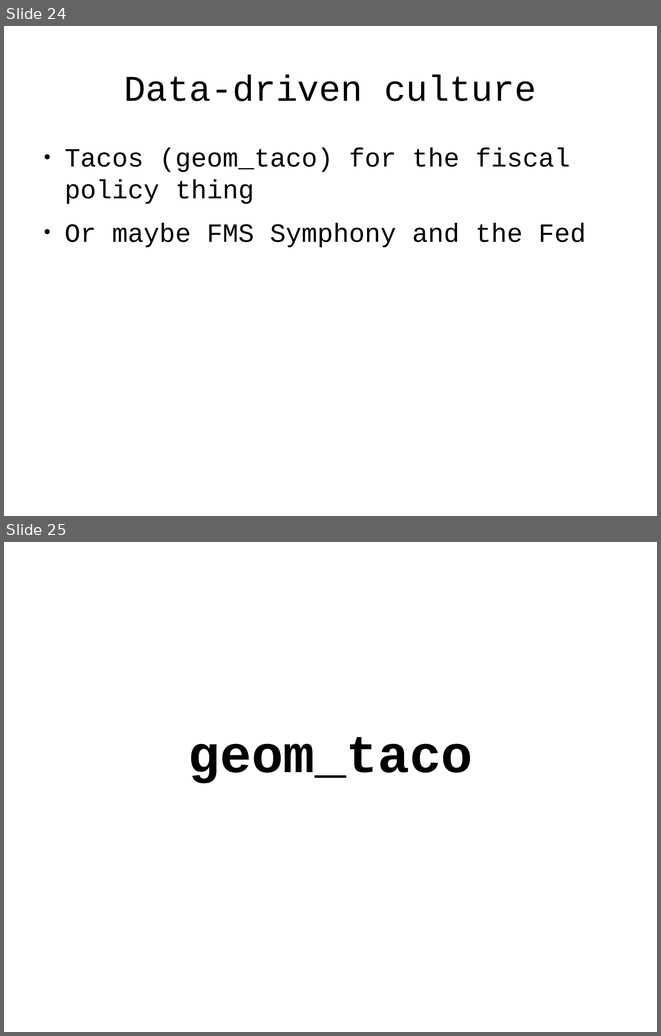
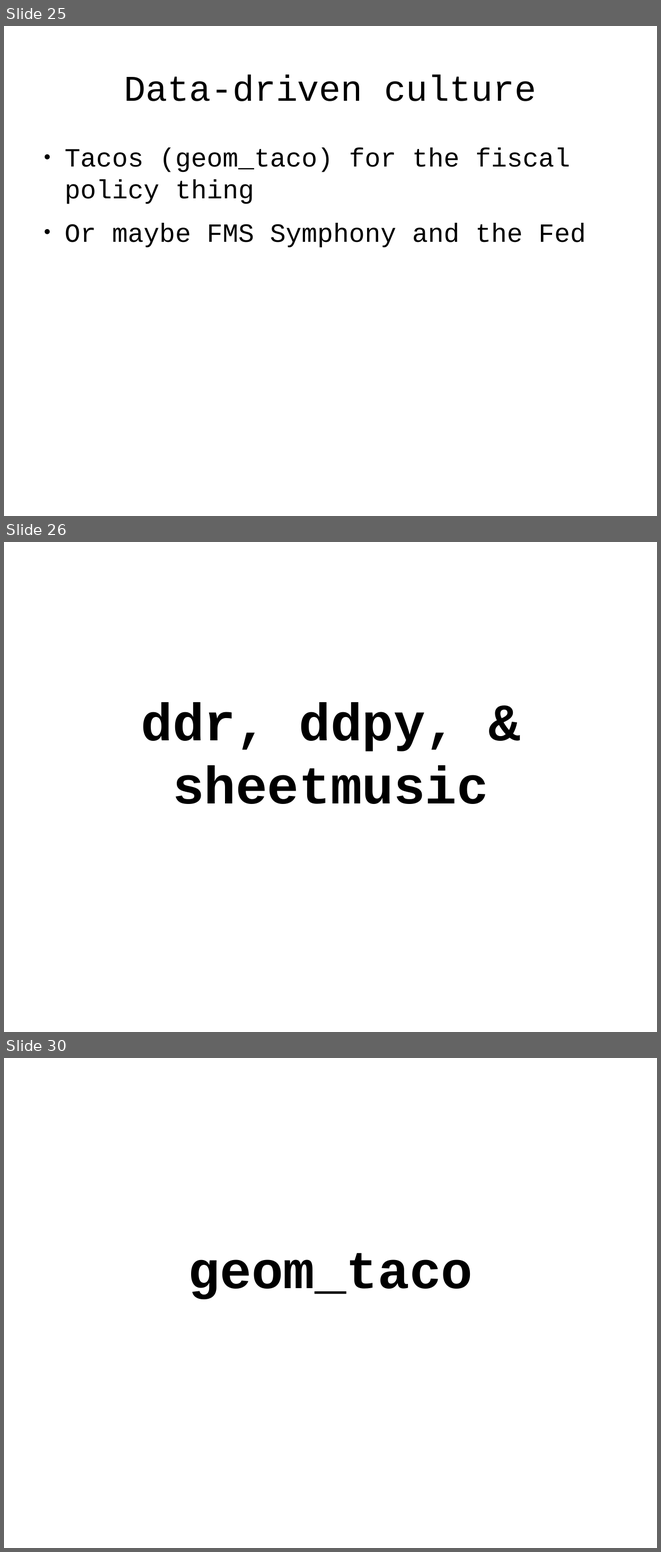
Before and after one commit to tlevine/gastronomification-big-data-talk, a slide deck: big-senses.odp. Shown one above the other, each under a label of ours: slides 24 and 25 before the commit, slides 25, 26 and 30 after it; the slides between them are not shown. The pictures are 661x1036 and 661x1552 pixels, drawn with LibreOffice and Linux fonts; fonts in the diff are those of the drawing; background and template pictures are left out. Boxes give left, top, right and bottom in pixels: in the first picture for what was removed or moved away, otherwise in the second. Text is boxed around its words. In the diff, an @@ line names an element or a change of style, - is before the commit and + after.

```diff
--- a/big-senses.odp
+++ b/big-senses.odp
@@ slide 26 added at [4,542,657,1032], background #FFFFFF @@
@@ subtitle added at [141,703,488,804], 64 pt, text #000000, bold @@
+ddr, ddpy, &
+sheetmusic
@@ what was slide 24 is now slide 25 @@
@@ what was slide 25 is now slide 30 @@
```
Also in this commit, not shown: 2 slides changed, 4 other slides added.
